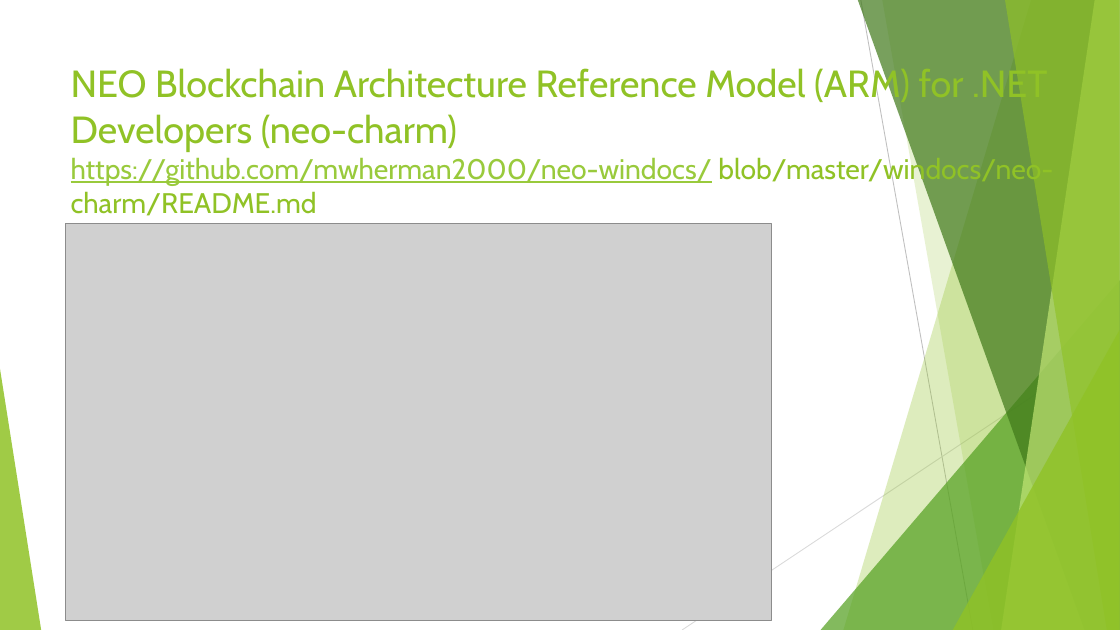
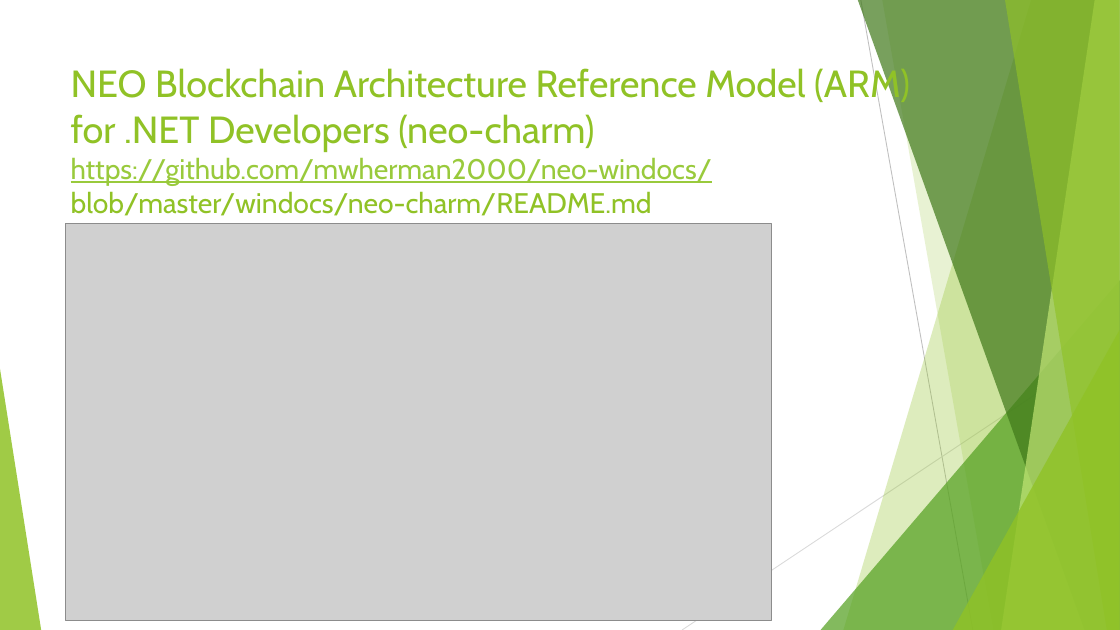
Before and after one commit to mwherman2000/neo-windocs, a slide deck: slide 21 of events/2018-neo-blockchain-toronto/NEO Blockchain-Toronto-20180314 Meetup.pptx. Drawn at 1120x630 pixels with LibreOffice and Linux fonts; fonts in the diff are those of the drawing; grey boxes stand for pictures. Boxes give left, top, right and bottom in pixels: in the first picture for what was removed or moved away, otherwise in the second. Text is boxed around its words. In the diff, an @@ line names an element or a change of style, - is before the commit and + after.

Commit message:
Updates

```diff
--- a/events/2018-neo-blockchain-toronto/NEO Blockchain-Toronto-20180314 Meetup.pptx
+++ b/events/2018-neo-blockchain-toronto/NEO Blockchain-Toronto-20180314 Meetup.pptx
@@ title "NEO Blockchain Architecture Reference Model ..." rewrapped from box(71, 66, 1053, 216) to box(71, 66, 910, 216) @@
```
